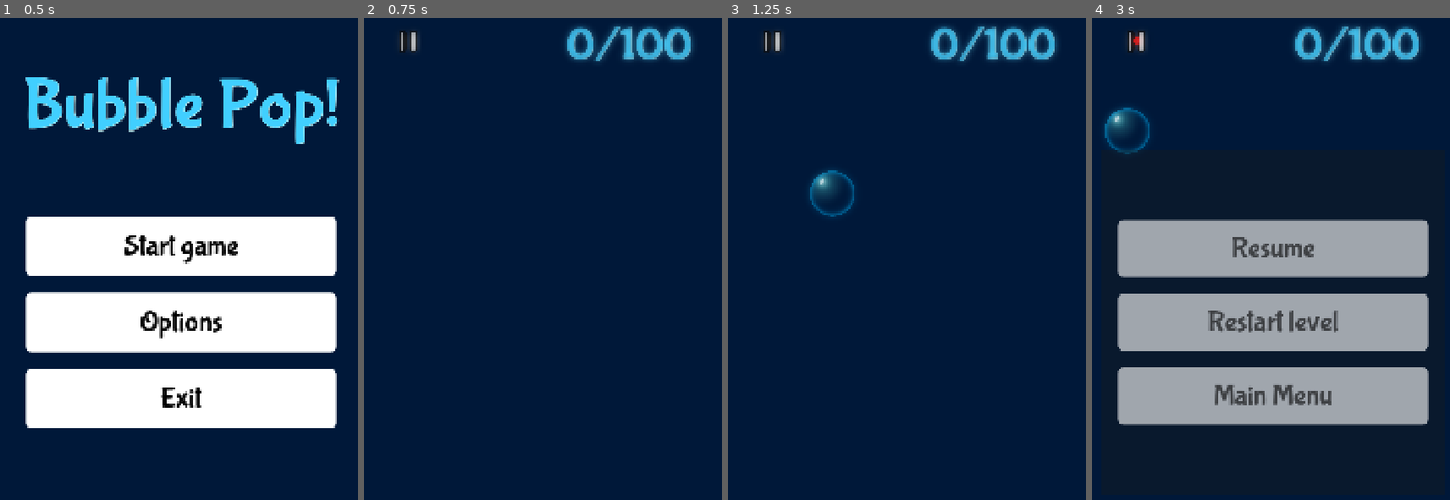
Above: before the commit, frames 1-4 (left to right).
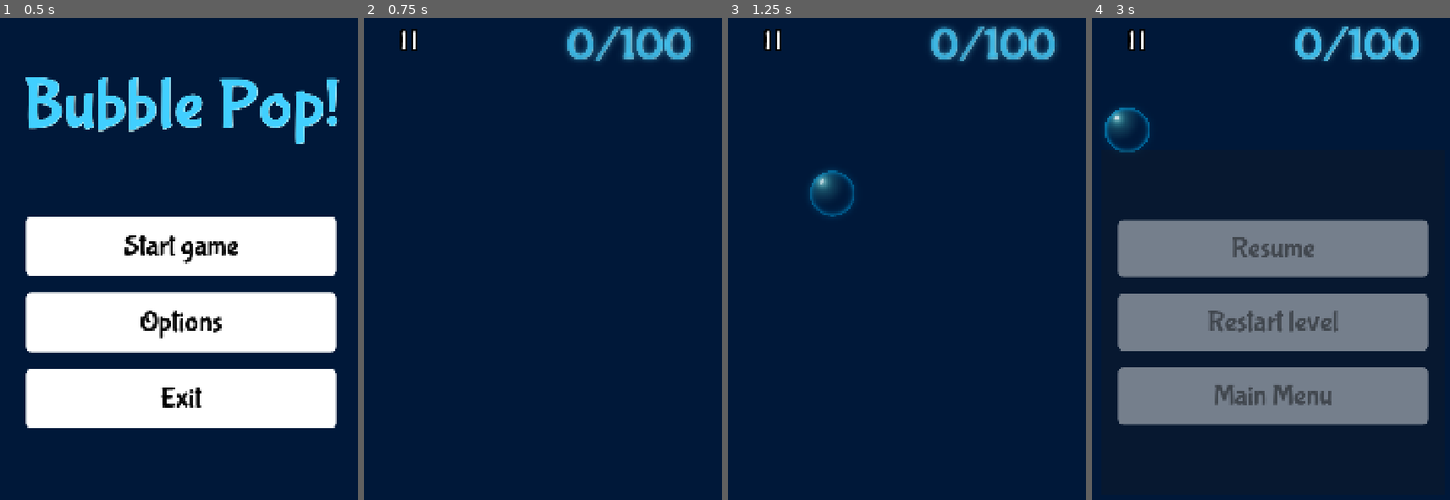
Above: after the commit, the same moments.

Repository: HybridAU/bubble-pop
Game: Godot game, scene res://menus/main_menu.tscn
The game is run twice, just before and just after one commit, with the same random seed, the same clock (stepped at 60 frames per second) and the same inputs.
Inputs (mouse positions are in pixels of both pictures, inside the frame that each line leads up to):
- Up to frame 1 (0.5 s): no input
- Up to frame 2 (0.75 s): click "Start game" at 0.5 s
- Up to frame 3 (1.25 s): no input
- Up to frame 4 (3 s): click (1138, 42) at 1.27 s; click "Restart level" at 2 s; click (1138, 42) at 2.77 s

Frame 1 is identical in both runs. In frame 2, 0.2% of the frame differs, in the area x 9-15%, y 2-8%; in frame 3, 0.2%; in frame 4, 29%, in the area x 3-95%, y 2-85%.

Commit message:
Fix pause button to actually be a button

Diff:
--- a/menus/pause_menu.tscn
+++ b/menus/pause_menu.tscn
@@ -4,9 +4,6 @@
 [ext_resource type="Shader" uid="uid://cdhvgjw807yi1" path="res://menus/pause_menu.gdshader" id="1_s0u37"]
 [ext_resource type="Texture2D" uid="uid://diq0ofpmci877" path="res://assets/UI/Icon_Small_Blank_Pause.png" id="2_0wv6w"]
 [ext_resource type="FontFile" uid="uid://l3g7clglucve" path="res://assets/Fonts/BubblegumSans-Regular.ttf" id="4_qlf07"]
-
-[sub_resource type="RectangleShape2D" id="RectangleShape2D_0wv6w"]
-size = Vector2(40, 45)
 
 [sub_resource type="ShaderMaterial" id="ShaderMaterial_p1qj3"]
 shader = ExtResource("1_s0u37")
@@ -111,17 +108,6 @@
 grow_horizontal = 2
 grow_vertical = 2
 script = ExtResource("1_p1qj3")
-
-[node name="Area2D" type="Area2D" parent="." unique_id=574507246]
-position = Vector2(151, 163)
-
-[node name="CollisionShape2D" type="CollisionShape2D" parent="Area2D" unique_id=2133846373]
-position = Vector2(4, 0)
-shape = SubResource("RectangleShape2D_0wv6w")
-
-[node name="Sprite2D" type="Sprite2D" parent="Area2D" unique_id=517867815]
-scale = Vector2(0.5, 0.5)
-texture = ExtResource("2_0wv6w")
 
 [node name="CanvasLayer" type="CanvasLayer" parent="." unique_id=669756297]
 
@@ -211,7 +197,17 @@
 root_node = NodePath("../..")
 libraries/ = SubResource("AnimationLibrary_ybqm1")
 
-[connection signal="body_entered" from="Area2D" to="." method="_on_area_2d_body_entered"]
+[node name="CanvasLayer2" type="CanvasLayer" parent="." unique_id=1637058739]
+
+[node name="TextureButton" type="TextureButton" parent="CanvasLayer2" unique_id=129142789]
+offset_left = 128.0
+offset_top = 128.0
+offset_right = 233.0
+offset_bottom = 256.0
+scale = Vector2(0.5, 0.5)
+texture_normal = ExtResource("2_0wv6w")
+
 [connection signal="pressed" from="CanvasLayer/Panel/VBoxContainer/ResumeButton" to="." method="_on_resume_button_pressed"]
 [connection signal="pressed" from="CanvasLayer/Panel/VBoxContainer/RestartButton" to="." method="_on_restart_button_pressed"]
 [connection signal="pressed" from="CanvasLayer/Panel/VBoxContainer/MainMenuButton" to="." method="_on_main_menu_button_pressed"]
+[connection signal="pressed" from="CanvasLayer2/TextureButton" to="." method="_on_texture_button_pressed"]
--- a/scripts/pause_menu.gd
+++ b/scripts/pause_menu.gd
@@ -28,6 +28,5 @@
 	get_tree().change_scene_to_file("res://menus/main_menu.tscn")
 
 
-func _on_area_2d_body_entered(body: Node2D) -> void:
-	# This feels like a hack, I think I should be using a button here...
+func _on_texture_button_pressed() -> void:
 	pause()
